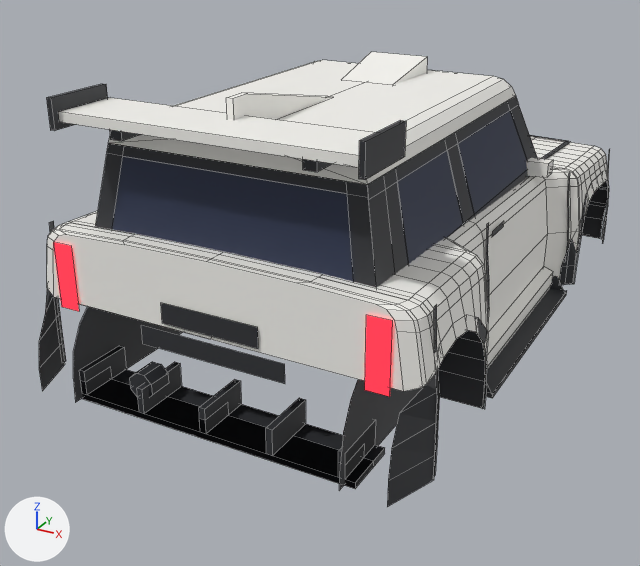
What one commit did to the Blender file assets/meshes/tora/Tora.blend.
Both versions are drawn from a 50 mm camera at (6.57, -13.81, 5.63) aimed at (-0.49, -0.97, -0.79). Lighting does not change. The marker at lower left points along +X, +Y and +Z. The picture after the commit comes second. Mesh edges are drawn as thin lines.

Objects in the first picture: 'ArchLip_RR', 'BumperRear', 'Door_FR', 'Fender_RR', 'Opt_Diffuser_Race_AccDiffuserRace', 'Opt_Wing_Rally_WingBlade', 'Pillars', 'RearWindow', 'Roof', 'WheelWell', 'Window_FR', 'Window_RR' and 27 more.
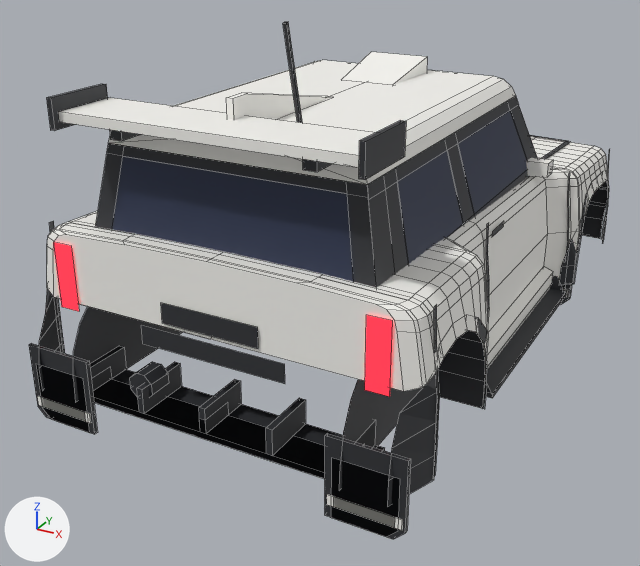
Where the change shows, as pixel boxes [x1, y1, x2, y2] in the pictures (640 x 566 px):
'Opt_Mudflaps_Long_AccMudflapsLong', added
    after: [29, 284, 572, 539]
'Opt_Mudflaps_Rally_AccMudflaps', added
    after: [36, 285, 566, 537]
'Opt_Mudflaps_Long_AccMudflapsLongBand', added
    after: [37, 288, 569, 530]
'Opt_Roof_Antenna_AccAntenna', added
    after: [283, 22, 302, 123]
'Opt_Mudflaps_Rally_AccMudflapsBand', added
    after: [42, 398, 395, 528]

Edits to the bpy script that builds the scene:
```text
Add me_opt_mudflaps_long_accmudflapslongband:
    me_opt_mudflaps_long_accmudflapslongband.from_pydata(...)  # a box spanning x 2.04..3.12, y 2.7..2.8, z -1.75..-1.59; a box spanning x -3.12..-2.04, y 2.7..2.8, z -1.75..-1.59; a box spanning x 2.04..3.12, y -5.4..-5.3, z -1.75..-1.59; a box spanning x -3.12..-2.04, y -5.4..-5.3, z -1.75..-1.59
    me_opt_mudflaps_long_accmudflapslongband.materials.append(mat_body)  # white #f7f6f1
Add me_opt_mudflaps_long_accmudflapslong:
    me_opt_mudflaps_long_accmudflapslong.from_pydata(...)  # 40 vertices, 28 faces; spans x -3.16..3.16, y -5.38..2.78, z -1.95..-0.7
    me_opt_mudflaps_long_accmudflapslong.materials.append(mat_trim)  # dark grey #2f3035
Add me_opt_mudflaps_rally_accmudflapsband:
    me_opt_mudflaps_rally_accmudflapsband.from_pydata(...)  # a box spanning x 2.14..3.02, y 2.7..2.8, z -1.75..-1.59; a box spanning x -3.02..-2.14, y 2.7..2.8, z -1.75..-1.59; a box spanning x 2.14..3.02, y -5.4..-5.3, z -1.75..-1.59; a box spanning x -3.02..-2.14, y -5.4..-5.3, z -1.75..-1.59
    me_opt_mudflaps_rally_accmudflapsband.materials.append(mat_body)  # white #f7f6f1
Add me_opt_mudflaps_rally_accmudflaps:
    me_opt_mudflaps_rally_accmudflaps.from_pydata(...)  # 40 vertices, 28 faces; spans x -3.06..3.06, y -5.38..2.78, z -1.95..-1.0
    me_opt_mudflaps_rally_accmudflaps.materials.append(mat_trim)  # dark grey #2f3035
Add me_opt_roof_antenna_accantenna:
    me_opt_roof_antenna_accantenna.from_pydata(...)  # 16 vertices, 12 faces; spans x 0.7..0.9, y -4.225..-3.68, z 2.71..4.193
    me_opt_roof_antenna_accantenna.materials.append(mat_trim)  # dark grey #2f3035
Add ob_opt_mudflaps_long_accmudflapslongband:
    ob_opt_mudflaps_long_accmudflapslongband = bpy.data.objects.new('Opt_Mudflaps_Long_AccMudflapsLongBand', me_opt_mudflaps_long_accmudflapslongband)
    ob_opt_mudflaps_long_accmudflapslongband.location = (0.0, 0.0, 0.0)
Add ob_opt_mudflaps_long_accmudflapslong:
    ob_opt_mudflaps_long_accmudflapslong = bpy.data.objects.new('Opt_Mudflaps_Long_AccMudflapsLong', me_opt_mudflaps_long_accmudflapslong)
    ob_opt_mudflaps_long_accmudflapslong.location = (0.0, 0.0, 0.0)
Add ob_opt_mudflaps_rally_accmudflapsband:
    ob_opt_mudflaps_rally_accmudflapsband = bpy.data.objects.new('Opt_Mudflaps_Rally_AccMudflapsBand', me_opt_mudflaps_rally_accmudflapsband)
    ob_opt_mudflaps_rally_accmudflapsband.location = (0.0, 0.0, 0.0)
Add ob_opt_mudflaps_rally_accmudflaps:
    ob_opt_mudflaps_rally_accmudflaps = bpy.data.objects.new('Opt_Mudflaps_Rally_AccMudflaps', me_opt_mudflaps_rally_accmudflaps)
    ob_opt_mudflaps_rally_accmudflaps.location = (0.0, 0.0, 0.0)
Add ob_opt_roof_antenna_accantenna:
    ob_opt_roof_antenna_accantenna = bpy.data.objects.new('Opt_Roof_Antenna_AccAntenna', me_opt_roof_antenna_accantenna)
    ob_opt_roof_antenna_accantenna.location = (0.0, 0.0, 0.0)
```
